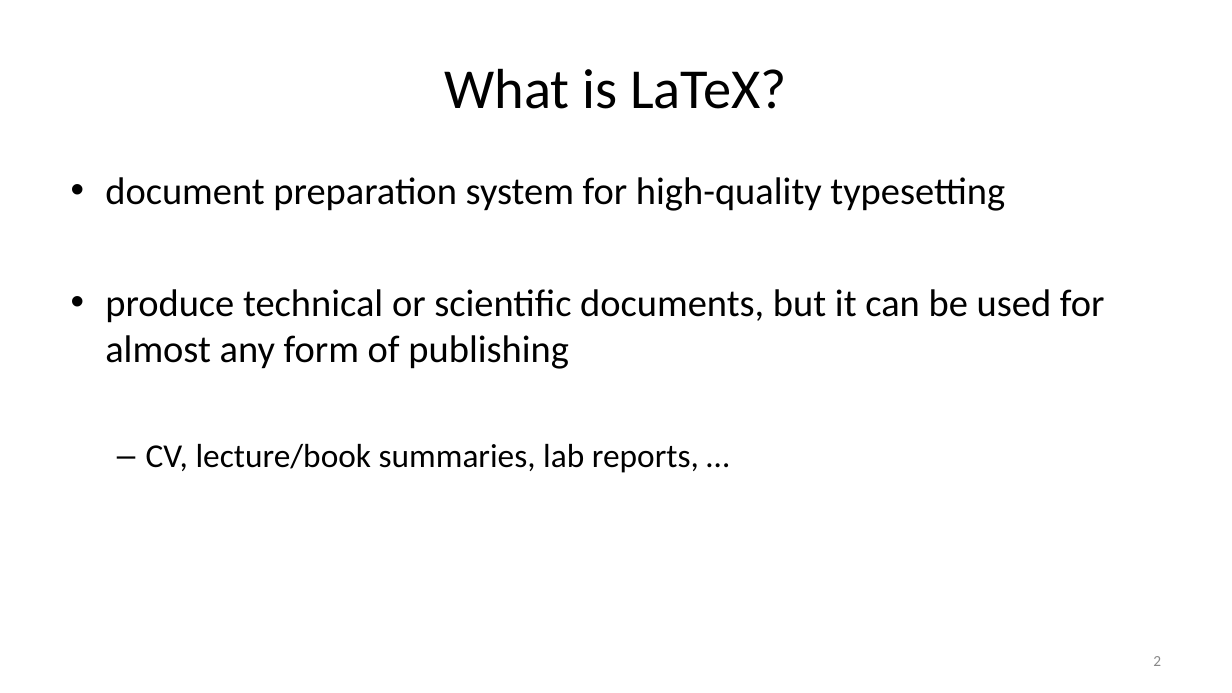
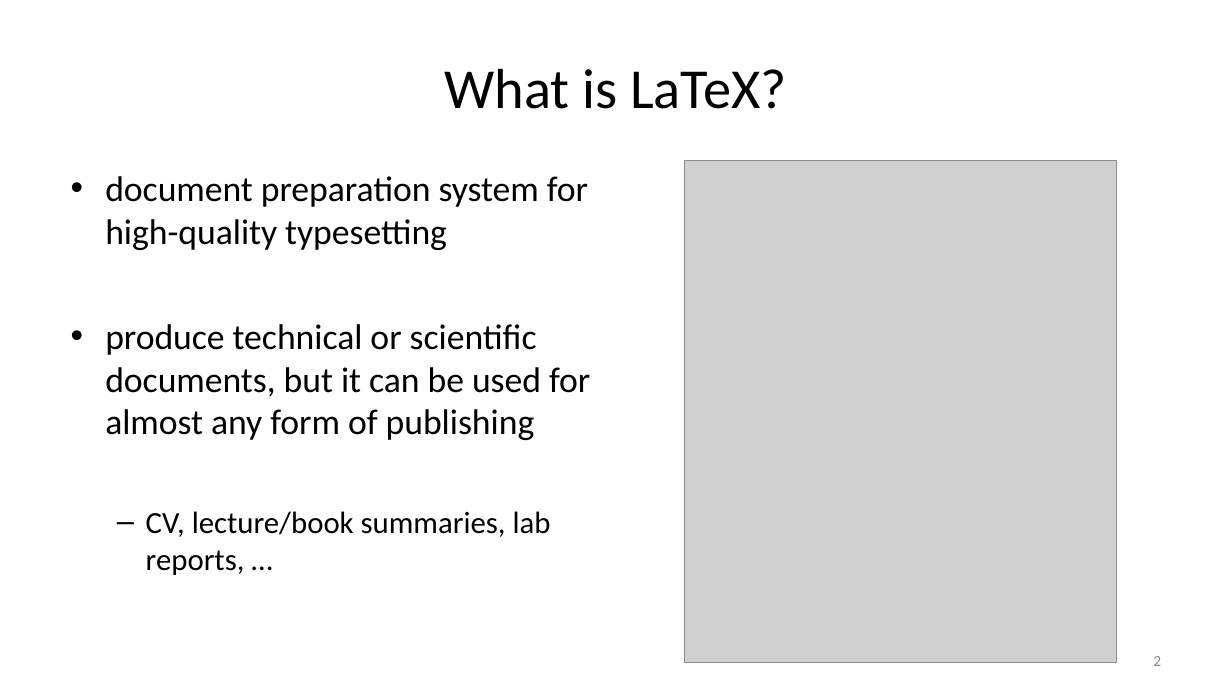
Before and after one commit to mauricehuguenin/introduction_latex, a slide deck: slide 2 of slides.ppt. Drawn at 1232x693 pixels with LibreOffice and Linux fonts; fonts in the diff are those of the drawing; grey boxes stand for pictures; background and template pictures are left out. Boxes give left, top, right and bottom in pixels: in the first picture for what was removed or moved away, otherwise in the second. Text is boxed around its words. In the diff, an @@ line names an element or a change of style, - is before the commit and + after.

```diff
--- a/slides.ppt
+++ b/slides.ppt
@@ text "document preparation system for high-quality ..." at (105,176,590,575): size 30 to 27.8 pt in "document preparation system for high-quality typesetting", "produce technical or scientific documents, but it ..."; size 26 to 24.1 pt in "CV, lecture/book summaries, lab reports, …" @@
@@ picture added at (684,161,1116,662) @@
```
